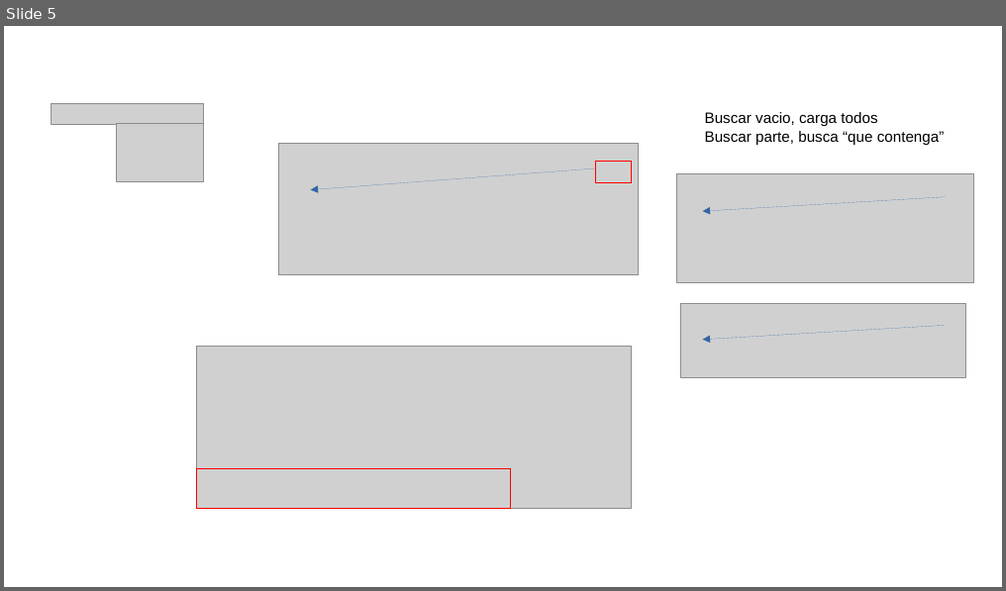
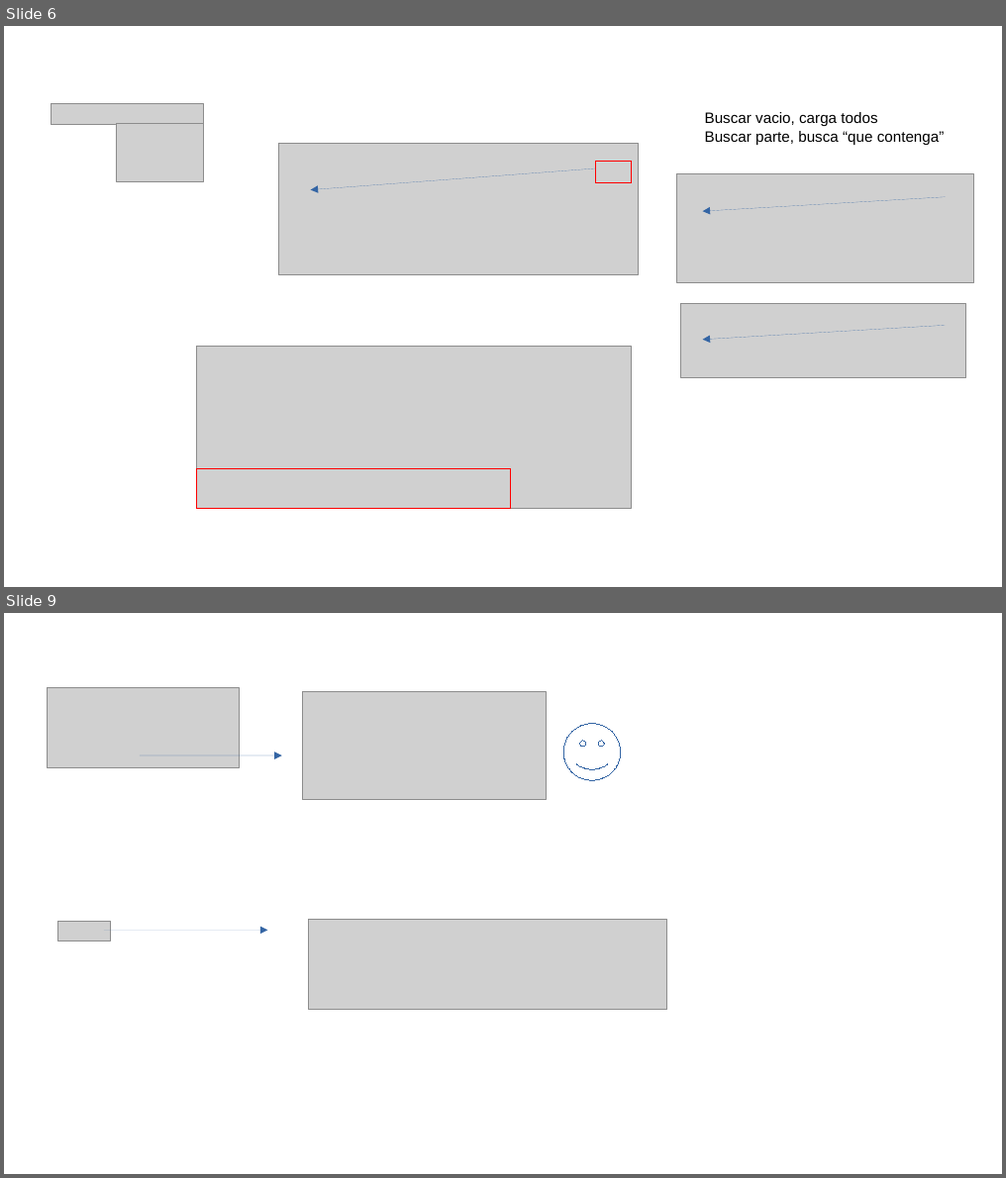
Before and after one commit to mariaroda76/MRODA_PROY, a slide deck: doc_proy/presentacion.odp. Shown one above the other, each under a label of ours: slide 5 before the commit, slides 6 and 9 after it; the slides between them are not shown. The pictures are 1006x591 and 1006x1178 pixels, drawn with LibreOffice and Linux fonts; fonts in the diff are those of the drawing; grey boxes stand for pictures. Boxes give left, top, right and bottom in pixels: in the first picture for what was removed or moved away, otherwise in the second. Text is boxed around its words. In the diff, an @@ line names an element or a change of style, - is before the commit and + after.

```diff
--- a/doc_proy/presentacion.odp
+++ b/doc_proy/presentacion.odp
@@ slide 9 added at (4,613,1002,1174), background #FFFFFF @@
@@ picture added at (47,688,240,768) @@
@@ picture added at (303,692,547,800) @@
@@ smiley face added at (563,724,621,780), outline #3465A4 0 pt @@
@@ arrow added from (140, 756) to (282, 756), #3465A4 0 pt @@
@@ picture added at (58,921,111,941) @@
@@ arrow added from (104, 930) to (267, 930), #3465A4 0 pt @@
@@ picture added at (308,920,667,1011) @@
@@ what was slide 5 is now slide 6 @@
```
Also in this commit, not shown: 3 other slides added, 3 other files.
